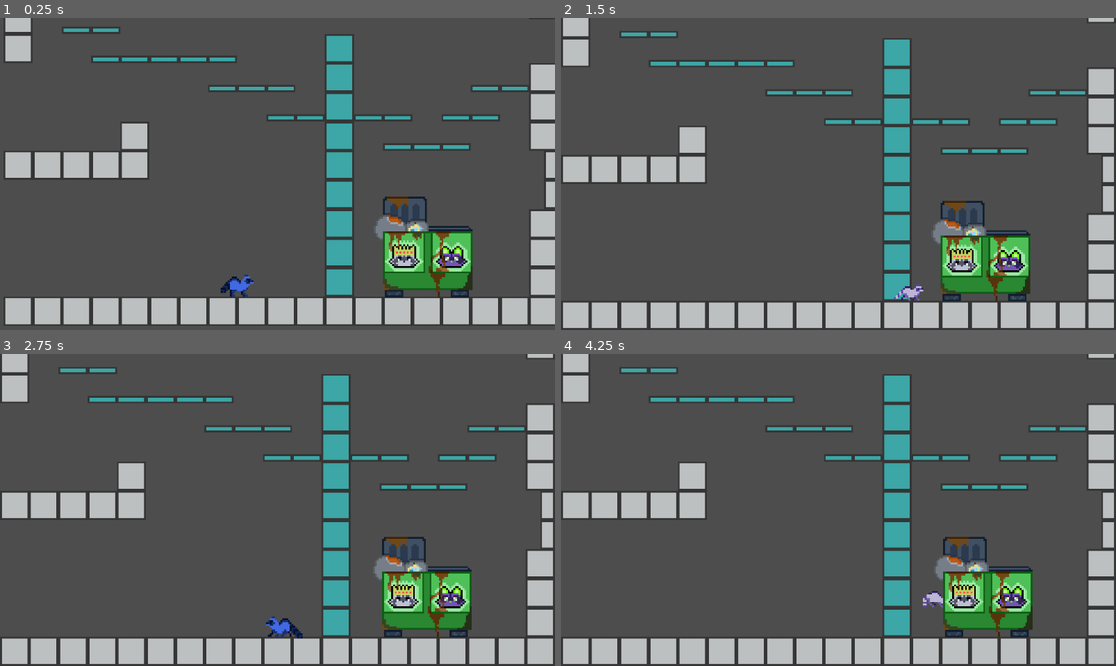
Above: before the commit, frames 1-4 (two rows, left to right).
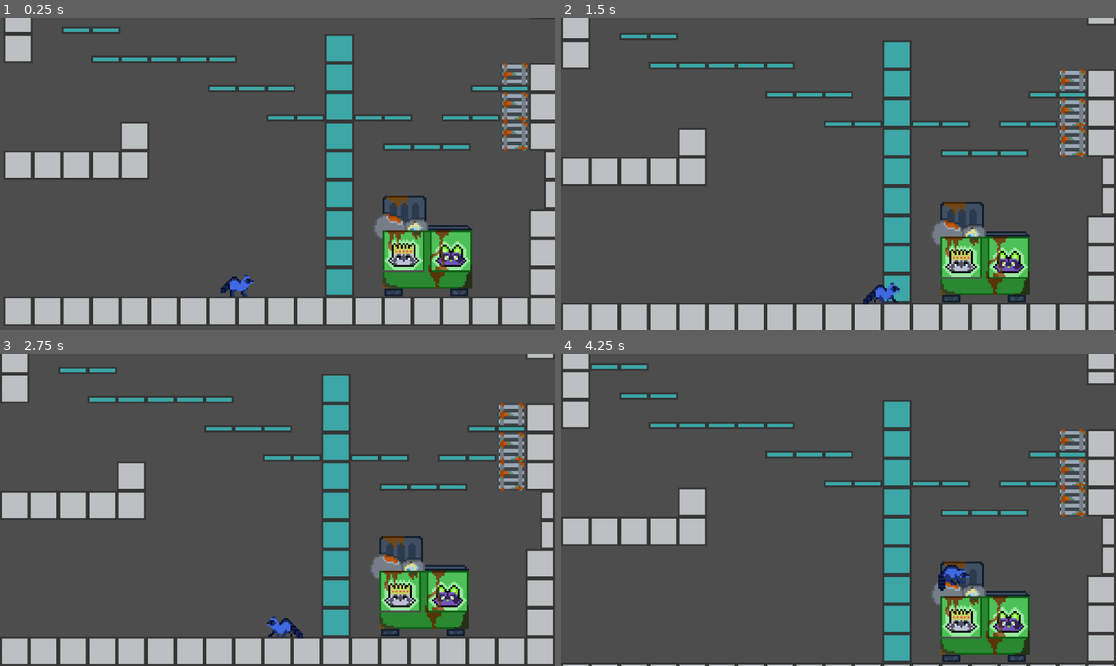
Above: after the commit, the same moments.

Repository: AllanClemz/Ringtail-Rascals-v4
Game: Godot game, scene res://Scenes/-- MAIN --/game.tscn
Same seed, same stepped clock (60 frames per second), same inputs: the game is played once before the commit and once after it.
Inputs:
- Up to frame 1 (0.25 s): no input
- Up to frame 2 (1.5 s): hold E (INTERACT) 0.53-1.28 s; hold D (RIGHT) from 0.53 s (still down); tap Space (JUMP) at 0.77 s; tap E (INTERACT) at 1.35 s
- Up to frame 3 (2.75 s): tap Space (JUMP) at 1.52 s; release D (RIGHT) at 2.03 s; hold A (LEFT) from 2.03 s (still down); hold E (INTERACT) from 2.03 s (still down)
- Up to frame 4 (4.25 s): release A (LEFT) at 2.78 s; release E (INTERACT) at 2.78 s; hold D (RIGHT) from 2.78 s (still down); tap E (INTERACT) at 2.85 s; tap Space (JUMP) at 3.02, 3.77 s; hold E (INTERACT) from 3.53 s (still down)

The runs differ from the first frame. In frame 1, 2.3% of the frame differs, in the area x 67-96%, y 14-90%; in frame 2, 7.3%; in frame 3, 3.3%; in frame 4, 22%, in the area x 0-100%, y 1-100%.
Error in both runs: Out of bounds get index '0' (on base: 'Array') (res://Scripts/--)

Commit message:
Dumpster testing

Diff:
--- a/Scenes/Levels/Apartments/alley_room.tscn
+++ b/Scenes/Levels/Apartments/alley_room.tscn
@@ -2,6 +2,7 @@
 
 [ext_resource type="PackedScene" uid="uid://cu3bt3bl0pvpn" path="res://Scenes/-- MAIN --/collision_tilemap.tscn" id="1_xbyf6"]
 [ext_resource type="PackedScene" uid="uid://drh62ngkglu4q" path="res://Scenes/Objects/dumpster.tscn" id="2_juae2"]
+[ext_resource type="PackedScene" uid="uid://be1srvyy42ckw" path="res://Scenes/Objects/ladder.tscn" id="3_humt6"]
 
 [sub_resource type="RectangleShape2D" id="RectangleShape2D_xbyf6"]
 size = Vector2(304, 256)
@@ -21,5 +22,17 @@
 [node name="Texture Grounds" type="Node2D" parent="." unique_id=1527668896]
 
 [node name="Dumpster" parent="." unique_id=1423038216 instance=ExtResource("2_juae2")]
-position = Vector2(232, -16)
+position = Vector2(208, -16)
 collision_mask = 5
+freeze = true
+
+[node name="Ladder" type="Node2D" parent="." unique_id=1074458100]
+position = Vector2(272, -144)
+
+[node name="Ladder" parent="Ladder" unique_id=2076361498 instance=ExtResource("3_humt6")]
+
+[node name="Ladder2" parent="Ladder" unique_id=899416172 instance=ExtResource("3_humt6")]
+position = Vector2(0, 16)
+
+[node name="Ladder3" parent="Ladder" unique_id=1601543042 instance=ExtResource("3_humt6")]
+position = Vector2(0, 32)
--- a/Scenes/Objects/dumpster.tscn
+++ b/Scenes/Objects/dumpster.tscn
@@ -1,74 +1,59 @@
 [gd_scene format=3 uid="uid://drh62ngkglu4q"]
 
-[ext_resource type="Texture2D" uid="uid://dstic8ge377pe" path="res://Assets/Tilesets/Trash Can V1.1.png" id="1_mg2r5"]
-
-[sub_resource type="AtlasTexture" id="AtlasTexture_7ygca"]
-atlas = ExtResource("1_mg2r5")
-region = Rect2(80, 80, 80, 80)
-
-[sub_resource type="AtlasTexture" id="AtlasTexture_b7fyy"]
-atlas = ExtResource("1_mg2r5")
-region = Rect2(0, 160, 80, 80)
-
-[sub_resource type="AtlasTexture" id="AtlasTexture_155vw"]
-atlas = ExtResource("1_mg2r5")
-region = Rect2(0, 0, 80, 80)
-
-[sub_resource type="AtlasTexture" id="AtlasTexture_0uouk"]
-atlas = ExtResource("1_mg2r5")
-region = Rect2(80, 0, 80, 80)
-
-[sub_resource type="AtlasTexture" id="AtlasTexture_7rtoy"]
-atlas = ExtResource("1_mg2r5")
-region = Rect2(0, 80, 80, 80)
-
-[sub_resource type="SpriteFrames" id="SpriteFrames_jgue4"]
-animations = [{
-"frames": [{
-"duration": 1.0,
-"texture": SubResource("AtlasTexture_7ygca")
-}, {
-"duration": 1.0,
-"texture": SubResource("AtlasTexture_b7fyy")
-}],
-"loop": false,
-"name": &"disrupt",
-"speed": 4.0
-}, {
-"frames": [{
-"duration": 1.0,
-"texture": SubResource("AtlasTexture_155vw")
-}],
-"loop": true,
-"name": &"idle",
-"speed": 0.0
-}, {
-"frames": [{
-"duration": 1.0,
-"texture": SubResource("AtlasTexture_0uouk")
-}, {
-"duration": 1.0,
-"texture": SubResource("AtlasTexture_7rtoy")
-}],
-"loop": true,
-"name": &"move",
-"speed": 4.0
-}]
+[ext_resource type="Script" uid="uid://cfac887m4iloo" path="res://Scripts/Objects/dumpster.gd" id="1_7ygca"]
+[ext_resource type="Texture2D" uid="uid://r8n5rad57pce" path="res://Assets/Tilesets/Dumpster v1.2B.png" id="1_mg2r5"]
 
 [sub_resource type="RectangleShape2D" id="RectangleShape2D_mg2r5"]
-size = Vector2(49, 36)
+size = Vector2(19, 19)
 
 [node name="Dumpster" type="RigidBody2D" unique_id=1423038216]
+collision_layer = 3
 lock_rotation = true
+script = ExtResource("1_7ygca")
 
-[node name="AnimatedSprite2D" type="AnimatedSprite2D" parent="." unique_id=1840349466]
+[node name="Sprites" type="Node2D" parent="." unique_id=497056862]
+position = Vector2(-0.29999924, -39.3)
+
+[node name="Lid" type="Sprite2D" parent="Sprites" unique_id=1887367322]
+z_index = -5
+position = Vector2(-5, -16)
+texture = ExtResource("1_mg2r5")
+centered = false
+region_enabled = true
+region_rect = Rect2(11, 13, 30, 24)
+
+[node name="Trash Cove" type="Sprite2D" parent="Sprites" unique_id=361691125]
+z_index = 5
+position = Vector2(0, 3)
+texture = ExtResource("1_mg2r5")
+centered = false
+region_enabled = true
+region_rect = Rect2(96, 32, 23, 22)
+
+[node name="Body" type="Sprite2D" parent="Sprites" unique_id=945993848]
 z_index = 4
-position = Vector2(0, -28)
-sprite_frames = SubResource("SpriteFrames_jgue4")
-animation = &"idle"
-autoplay = "idle"
+texture = ExtResource("1_mg2r5")
+centered = false
+region_enabled = true
+region_rect = Rect2(176, 29, 49, 35)
 
-[node name="CollisionShape2D" type="CollisionShape2D" parent="." unique_id=658659211]
+[node name="Wheels" type="Sprite2D" parent="Sprites" unique_id=740319098]
+z_index = -5
+position = Vector2(24, 37)
+texture = ExtResource("1_mg2r5")
+region_enabled = true
+region_rect = Rect2(17, 144, 46, 4)
+
+[node name="CollisionPolygon2D" type="CollisionPolygon2D" parent="." unique_id=754937428]
 visible = false
-position = Vector2(0.5, -18)
+position = Vector2(23.7, -0.29999924)
+polygon = PackedVector2Array(25, 0, -24, 0, -24, -36, -23, -36, -23, -13, -1, -13, -1, -36, 1, -39, 25, -39)
+
+[node name="Trash Area" type="Area2D" parent="." unique_id=1753585874]
+collision_layer = 0
+
+[node name="CollisionShape2D" type="CollisionShape2D" parent="Trash Area" unique_id=682924789]
+position = Vector2(12.5, -23.5)
 shape = SubResource("RectangleShape2D_mg2r5")
+
+[connection signal="body_entered" from="Trash Area" to="." method="_on_trash_area_body_entered"]
--- a/Scripts/-- MAIN --/player_body.gd
+++ b/Scripts/-- MAIN --/player_body.gd
@@ -5,11 +5,11 @@
 # --- VARIABLES ---
 
 # Player Body
-@onready var PLAYER_BODY = $"."
+@onready var PLAYER_BODY : CharacterBody2D = $"."
 
 #
-var form_list = ['Pieface', 'Mocha', 'Cotton']
-var player_form = form_list[1]
+var FORM_LIST : Array = ['Pieface', 'Mocha', 'Cotton']
+var player_form : String = FORM_LIST[1]
 
 
 # -- SPRITES --
@@ -44,7 +44,6 @@
 ##
 func _physics_process(delta):
 	formAttributes()
-	formSwap()
 
 	shape()
 
@@ -117,13 +116,24 @@
 
 # --- FORM SWAP ---
 func formSwap():
+	# Current form
+	var current_form = FORM_LIST.find(player_form)
+	# Next form in array to swap to
+	var next_form = FORM_LIST[current_form + 1]
+	# Input to swap
 	if Input.is_action_just_pressed("INTERACT"):
-		if player_form == 'Pieface':
-			player_form = 'Mocha'
-		elif player_form == 'Mocha':
-			player_form = 'Cotton'
-		elif player_form == 'Cotton':
-			player_form = 'Pieface'
+		player_form = next_form
+		velocity.y = -250
+
+
+	#if Input.is_action_pressed("INTERACT"):
+		#for form in FORM_LIST:
+			#if form == player_form:
+				#next_form = true
+			#else:
+				#if next_form == true:
+					#player_form = form
+		#velocity.y = -250
 
 
 # --- SHAPE ---
--- /dev/null
+++ b/Scripts/Objects/dumpster.gd
@@ -0,0 +1,10 @@
+extends RigidBody2D
+
+class_name trash_heap
+
+#@onready var TRASH_AREA : Area2D = $"Trash Area"
+
+
+func _on_trash_area_body_entered(body: Node2D):
+	if body is player_body:
+		body.formSwap()
Binary file added: Assets/Tilesets/Dumpster v1.2B.png
Not shown, added: Assets/Tilesets/Dumpster v1.2B.png.import
Not shown, added: Scripts/Objects/dumpster.gd.uid
